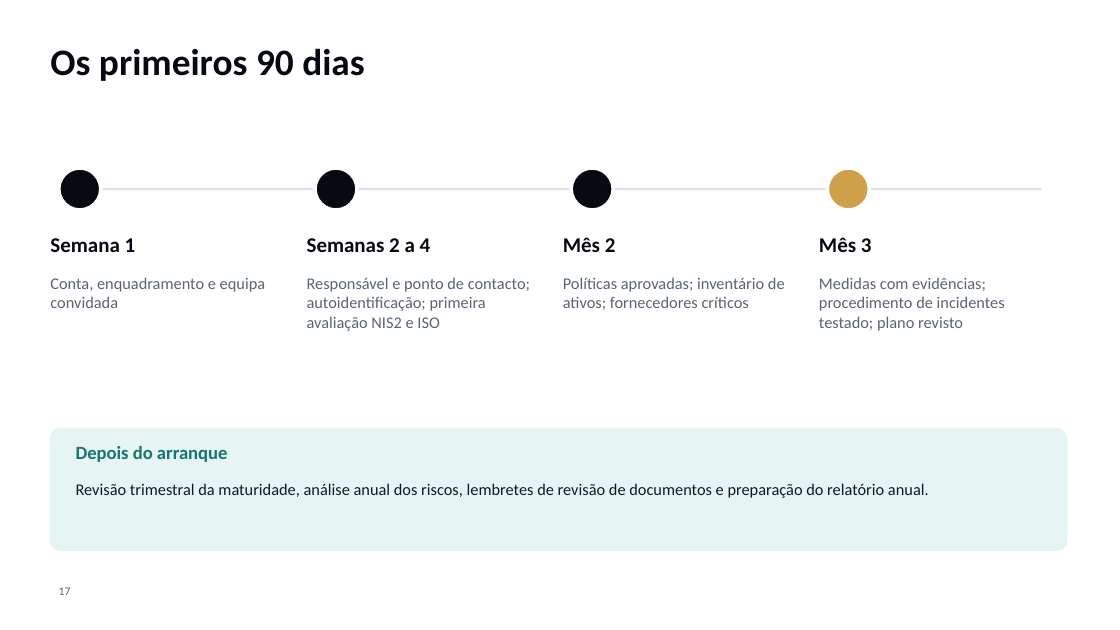
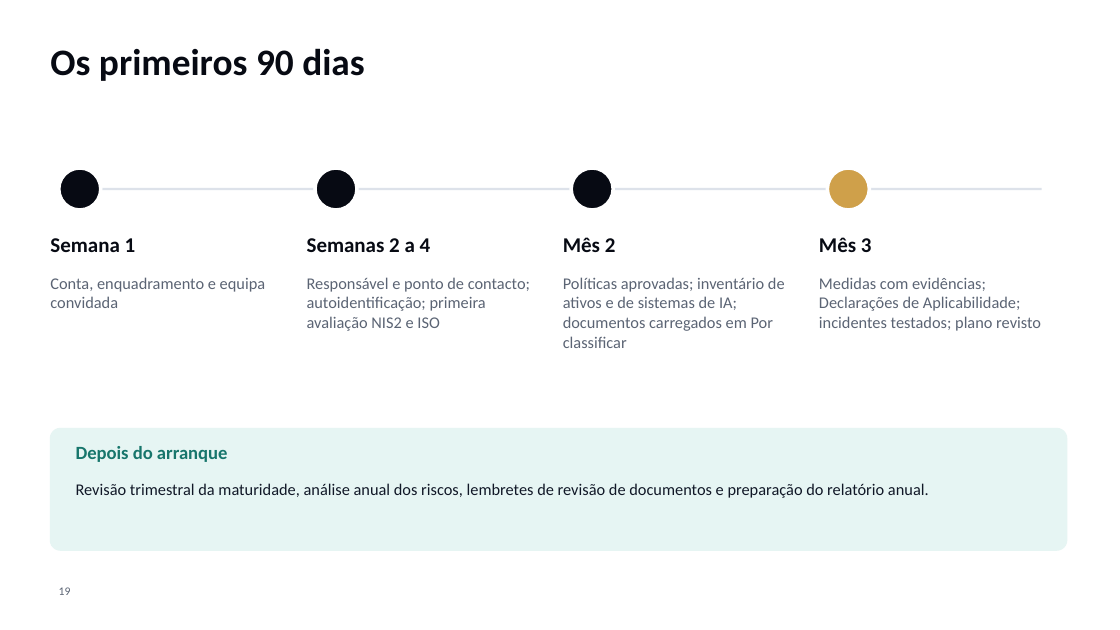
Before and after one commit to dbastoscarvalho23/Securematurity, a slide deck: slide 19 of docs/onboarding/AnkoraOne-Apresentacao-Onboarding.pptx (slide 17 before the commit). Drawn at 1120x630 pixels with LibreOffice and Linux fonts; fonts in the diff are those of the drawing; background and template pictures are left out. Boxes give left, top, right and bottom in pixels: in the first picture for what was removed or moved away, otherwise in the second. Text is boxed around its words. In the diff, an @@ line names an element or a change of style, - is before the commit and + after.

```diff
--- a/docs/onboarding/AnkoraOne-Apresentacao-Onboarding.pptx
+++ b/docs/onboarding/AnkoraOne-Apresentacao-Onboarding.pptx
@@ text at (563,277,785,348): text changed @@
-Políticas aprovadas; inventário de ativos; fornecedores críticos
+Políticas aprovadas; inventário de ativos e de sistemas de IA; documentos carregados em Por classificar
@@ text at (819,277,1041,331): text changed @@
-Medidas com evidências; procedimento de incidentes testado; plano revisto
+Medidas com evidências; Declarações de Aplicabilidade; incidentes testados; plano revisto
```
Also in this commit, not shown: 9 other slides changed, 2 slides added, 16 other files.
